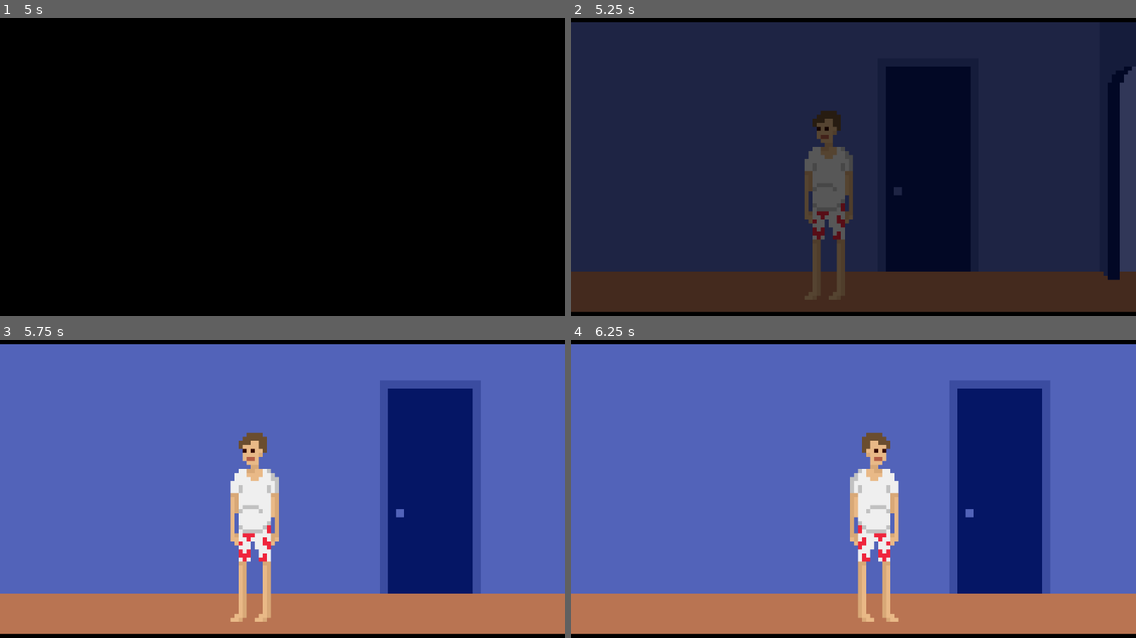
Above: before the commit, frames 1-4 (two rows, left to right).
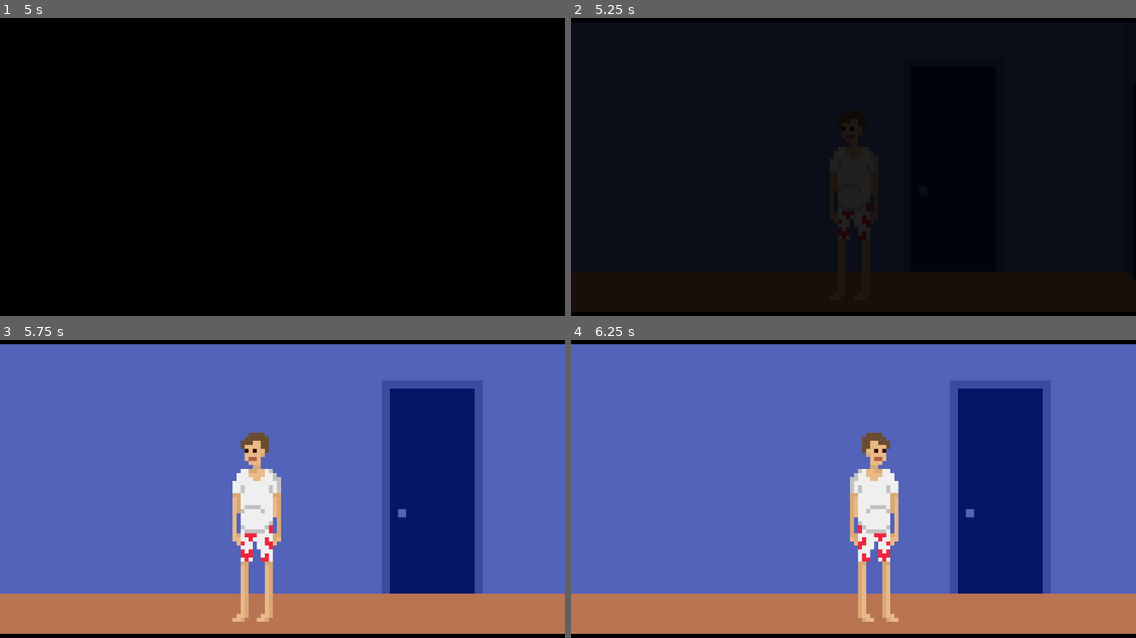
Above: after the commit, the same moments.

Repository: lthammond/CS315-midterm-Halfway_There
Game: Godot game, scene res://src/Bedroom.tscn
Two runs of this game, one before a commit and one after it. Both use one fixed random seed, a clock stepped at 60 frames per second and the inputs below.
Inputs:
- Up to frame 1 (5 s): tap Enter at 0.5 s; hold Right (move_right) 0.53-1.28 s; hold Up (interact) 0.53-1.28 s; hold Left (move_left) 1.28-2.03 s; tap Up (interact) at 1.35, 2.85, 4.35 s; hold Up (interact) 2.03-2.78 s; hold Right (move_right) 2.03-3.53 s; hold Up (interact) 3.53-4.28 s; hold Left (move_left) from 3.53 s (still down)
- Up to frame 2 (5.25 s): keep holding Left (move_left); tap Space at 5 s; hold Up (interact) from 5.03 s (still down)
- Up to frame 3 (5.75 s): keep holding Left (move_left); keep holding Up (interact)
- Up to frame 4 (6.25 s): release Left (move_left) at 5.78 s; release Up (interact) at 5.78 s; hold Right (move_right) from 5.78 s (still down); tap Up (interact) at 5.85 s

Frame 1 is identical in both runs. In frame 2, 85% of the frame differs, in the area x 0-100%, y 1-99%; in frame 3, 2.1%; in frame 4, 0.2%.

Commit message:
Add office

Diff:
--- a/project/src/Hallway.tscn
+++ b/project/src/Hallway.tscn
@@ -8,7 +8,7 @@
 [node name="Hallway" type="Node2D"]
 script = ExtResource( 4 )
 
-[node name="Sprite" type="Sprite" parent="."]
+[node name="Background" type="Sprite" parent="."]
 scale = Vector2( 8, 8 )
 texture = ExtResource( 1 )
 centered = false
@@ -23,8 +23,12 @@
 position = Vector2( 1836, 340 )
 target_scene = "res://src/Bedroom.tscn"
 
+[node name="OfficeDoor" parent="." instance=ExtResource( 2 )]
+position = Vector2( 836, 340 )
+target_scene = "res://src/Office.tscn"
+
 [node name="Player" parent="." instance=ExtResource( 3 )]
-position = Vector2( 1696.65, 395.953 )
+position = Vector2( -84.0251, 446.676 )
 
 [node name="Camera2D" type="Camera2D" parent="Player"]
 current = true
--- /dev/null
+++ b/project/src/Office.tscn
@@ -0,0 +1,25 @@
+[gd_scene load_steps=4 format=2]
+
+[ext_resource path="res://src/Door.tscn" type="PackedScene" id=1]
+[ext_resource path="res://src/Player.tscn" type="PackedScene" id=2]
+[ext_resource path="res://assets/backgrounds/officeBackground.png" type="Texture" id=3]
+
+[node name="Office" type="Node2D"]
+
+[node name="Background" type="Sprite" parent="."]
+scale = Vector2( 8, 8 )
+texture = ExtResource( 3 )
+centered = false
+
+[node name="Bounds" type="StaticBody2D" parent="."]
+
+[node name="CollisionShape2D" type="CollisionPolygon2D" parent="Bounds"]
+position = Vector2( 290, 622.28 )
+polygon = PoolVector2Array( -290, 18, -290, -622, -258, -622, -258, -14.25, 798, -14.25, 798, -622, 830, -622, 830, 18 )
+
+[node name="OfficeDoor" parent="." instance=ExtResource( 1 )]
+position = Vector2( 836, 340 )
+target_scene = "res://src/Hallway.tscn"
+
+[node name="Player" parent="." instance=ExtResource( 2 )]
+position = Vector2( -67.8822, 451.134 )
Binary file added: project/assets/backgrounds/blueBackground.png
Not shown, added: project/assets/backgrounds/blueBackground.png.import
Binary file added: project/assets/backgrounds/frontYardBackground.png
Not shown, added: project/assets/backgrounds/frontYardBackground.png.import
Binary file added: project/assets/backgrounds/livingRoomBackground.png
Not shown, added: project/assets/backgrounds/livingRoomBackground.png.import
Binary file added: project/assets/backgrounds/officeBackground.png
Not shown, added: project/assets/backgrounds/officeBackground.png.import
Binary file added: project/assets/backgrounds/upperHallwayBackground.png
Not shown, added: project/assets/backgrounds/upperHallwayBackground.png.import
Binary file added: project/assets/backgrounds/workoutRoomBackground.png
Not shown, added: project/assets/backgrounds/workoutRoomBackground.png.import
(and 3 more such lines)
